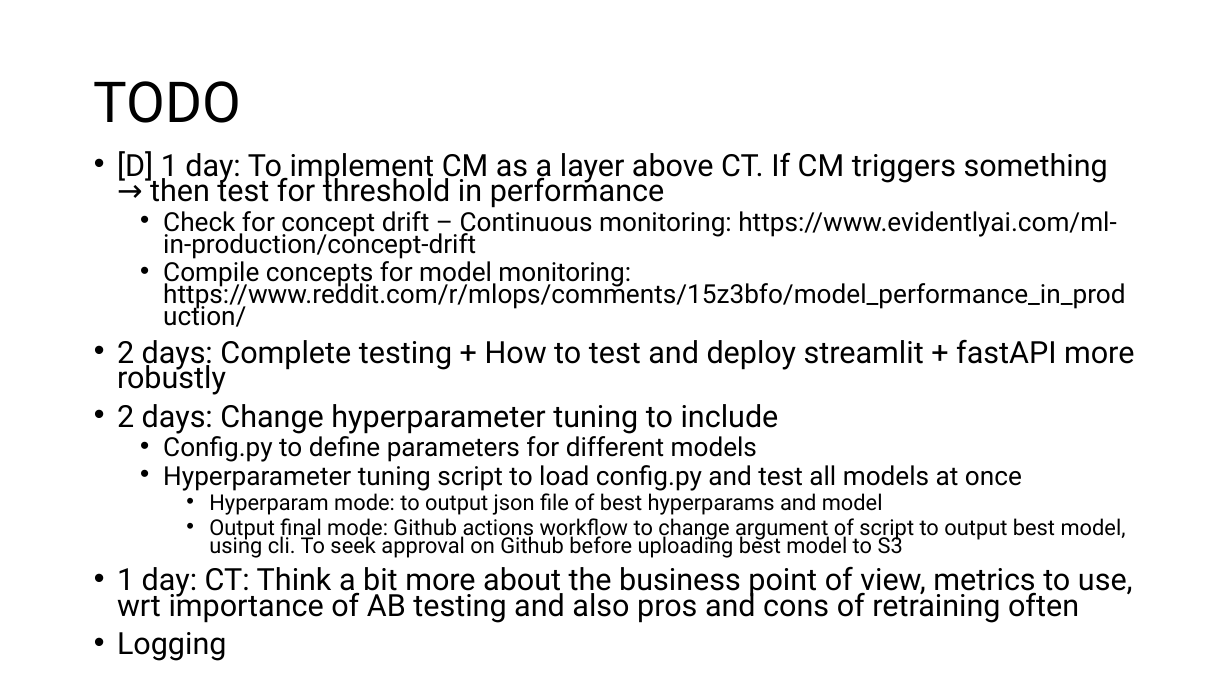
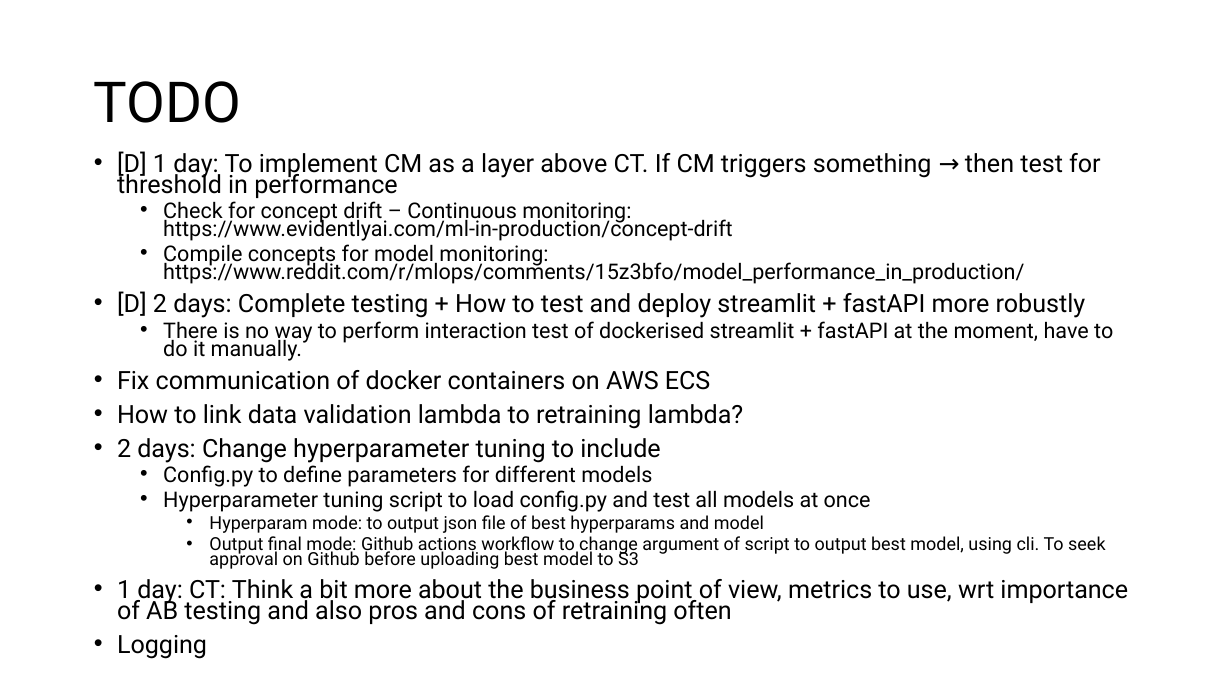
Before and after one commit to ziyu-toh/hdb-resale-prediction, a slide deck: slide 11 of docs/Architecture Overview.pptx. Drawn at 1232x693 pixels with LibreOffice and Linux fonts; fonts in the diff are those of the drawing. Boxes give left, top, right and bottom in pixels: in the first picture for what was removed or moved away, otherwise in the second. Text is boxed around its words. In the diff, an @@ line names an element or a change of style, - is before the commit and + after.

```diff
--- a/docs/Architecture Overview.pptx
+++ b/docs/Architecture Overview.pptx
@@ text at (x1=117, y1=151, x2=1128, y2=659): size 23.8 to 19.6 pt in "[D] 1 day: To implement CM as ...", "2 days: Change hyperparameter tuning to include", "1 day: CT: Think a bit more ...", "Logging"; size 20.4 to 16.8 pt in "Check for concept drift – Continuous monitoring: ...", "Compile concepts for model monitoring: https://www.reddit.co ...", "Config.py to define parameters for different models", "Hyperparameter tuning script to load config.py and ..."; size 17 to 14 pt in "Hyperparam mode: to output json file of ...", "Output final mode: Github actions workflow to ..." @@
@@ text at (x1=117, y1=291, x2=1113, y2=429): text changed; size 23.8 to 19.6 pt @@
-• 2 days: Complete testing + How to test and deploy streamlit + fastAPI more robustly
+• [D] 2 days: Complete testing + How to test and deploy streamlit + fastAPI more robustly
+  • There is no way to perform interaction test of dockerised streamlit + fastAPI at the moment, have to do it manually.
+• Fix communication of docker containers on AWS ECS
+• How to link data validation lambda to retraining lambda?
```
Also in this commit, not shown: 2 other files.
